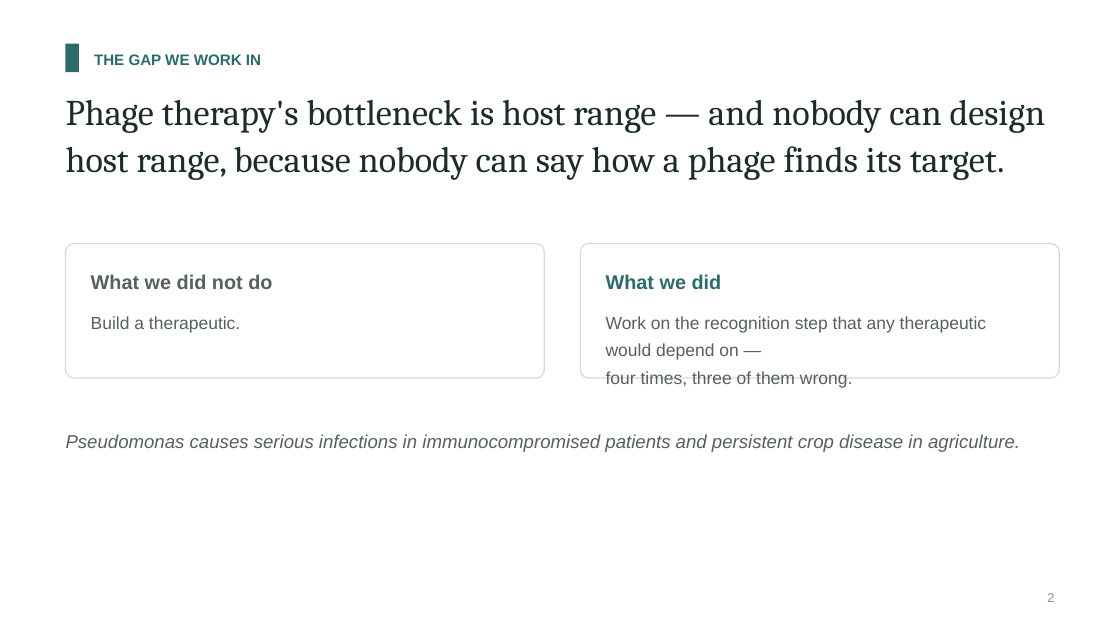
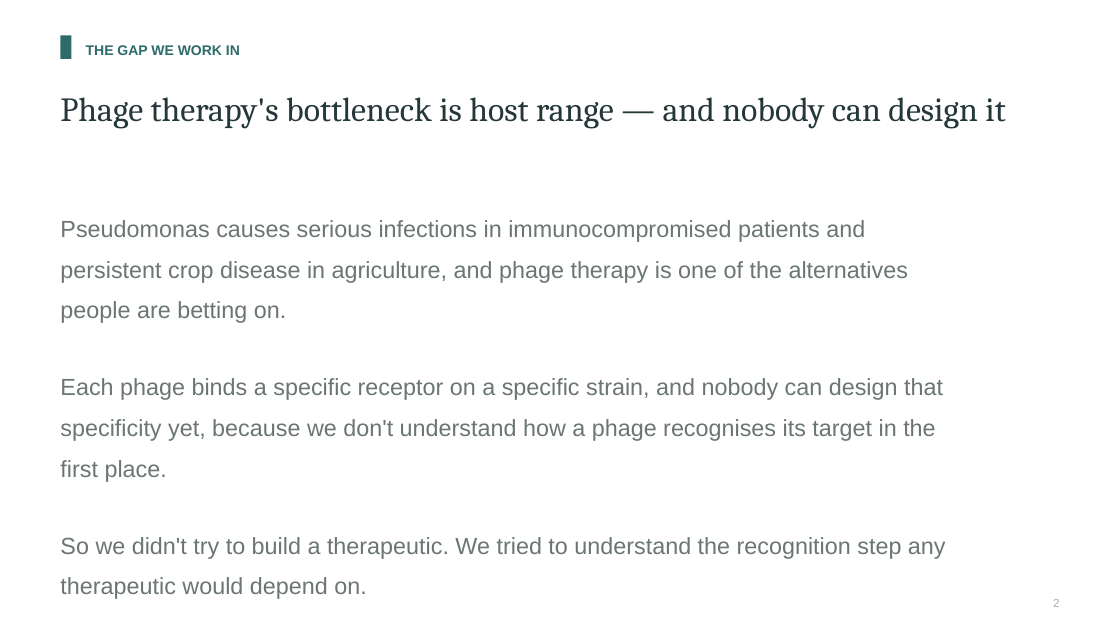
Before and after one commit to A1ex-Ch3n/igem-2026, a slide deck: slide 2 of documents/2026-10-25_presentation_deck.pptx. Drawn at 1120x630 pixels with LibreOffice and Linux fonts; fonts in the diff are those of the drawing. Boxes give left, top, right and bottom in pixels: in the first picture for what was removed or moved away, otherwise in the second. Text is boxed around its words. In the diff, an @@ line names an element or a change of style, - is before the commit and + after.

```diff
--- a/documents/2026-10-25_presentation_deck.pptx
+++ b/documents/2026-10-25_presentation_deck.pptx
@@ rectangle resized from (x1=66, y1=44, x2=79, y2=72) to (x1=60, y1=35, x2=71, y2=59) @@
@@ text "THE GAP WE WORK IN" moved from (x1=94, y1=54, x2=261, y2=65) to (x1=86, y1=45, x2=240, y2=55) @@
@@ text "THE GAP WE WORK IN" at (x1=86, y1=45, x2=240, y2=55): size 13 to 12 pt; line spacing 1.25 to 1.3 @@
@@ text at (x1=60, y1=97, x2=1005, y2=128): text changed; size 31 to 29 pt; text colour #1C2B2B to #24383A @@
-Phage therapy's bottleneck is host range — and nobody can design
-host range, because nobody can say how a phage finds its target.
+Phage therapy's bottleneck is host range — and nobody can design it
@@ text added at (x1=60, y1=220, x2=946, y2=559), 20 pt, text #6B7674 @@
+Pseudomonas causes serious infections in immunocompromised patients and persistent crop disease in agriculture, and phage therapy is one of the alternatives people are betting on.
+Each phage binds a specific receptor on a specific strain, and nobody can design that specificity yet, because we don't understand how a phage recognises its target in the first place.
+So we didn't try to build a therapeutic. We tried to understand the recognition step any therapeutic would depend on.
@@ rounded rectangle removed at (x1=66, y1=244, x2=544, y2=378) @@
@@ rounded rectangle removed at (x1=581, y1=244, x2=1060, y2=378) @@
@@ text removed at (x1=91, y1=274, x2=272, y2=289) @@
-What we did not do
@@ text removed at (x1=606, y1=274, x2=722, y2=289) @@
-What we did
@@ text removed at (x1=91, y1=316, x2=240, y2=333) @@
-Build a therapeutic.
@@ text removed at (x1=606, y1=316, x2=986, y2=388) @@
-Work on the recognition step that any therapeutic would depend on —
-four times, three of them wrong.
@@ text removed at (x1=66, y1=434, x2=1020, y2=452) @@
-Pseudomonas causes serious infections in immunocompromised patients and persistent crop disease in agriculture.
@@ text "2" at (x1=1053, y1=599, x2=1059, y2=607): size 11 to 10 pt, text colour #8A9391 to #A8B0AE; line spacing 1.25 to 1.3 @@
```
Also in this commit, not shown: 27 other slides changed, 57 slides added, 28 slides removed, 20 other files.
